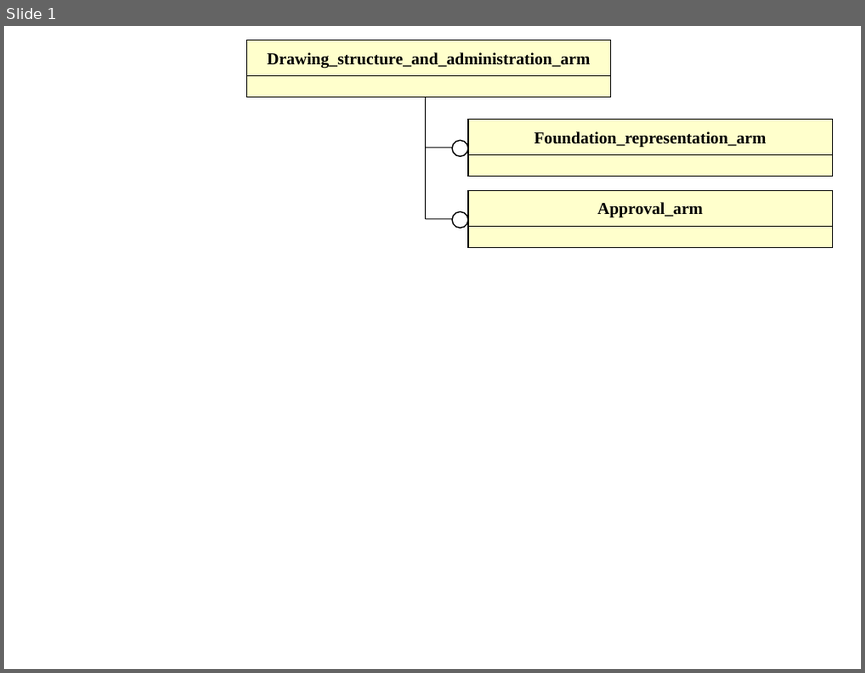
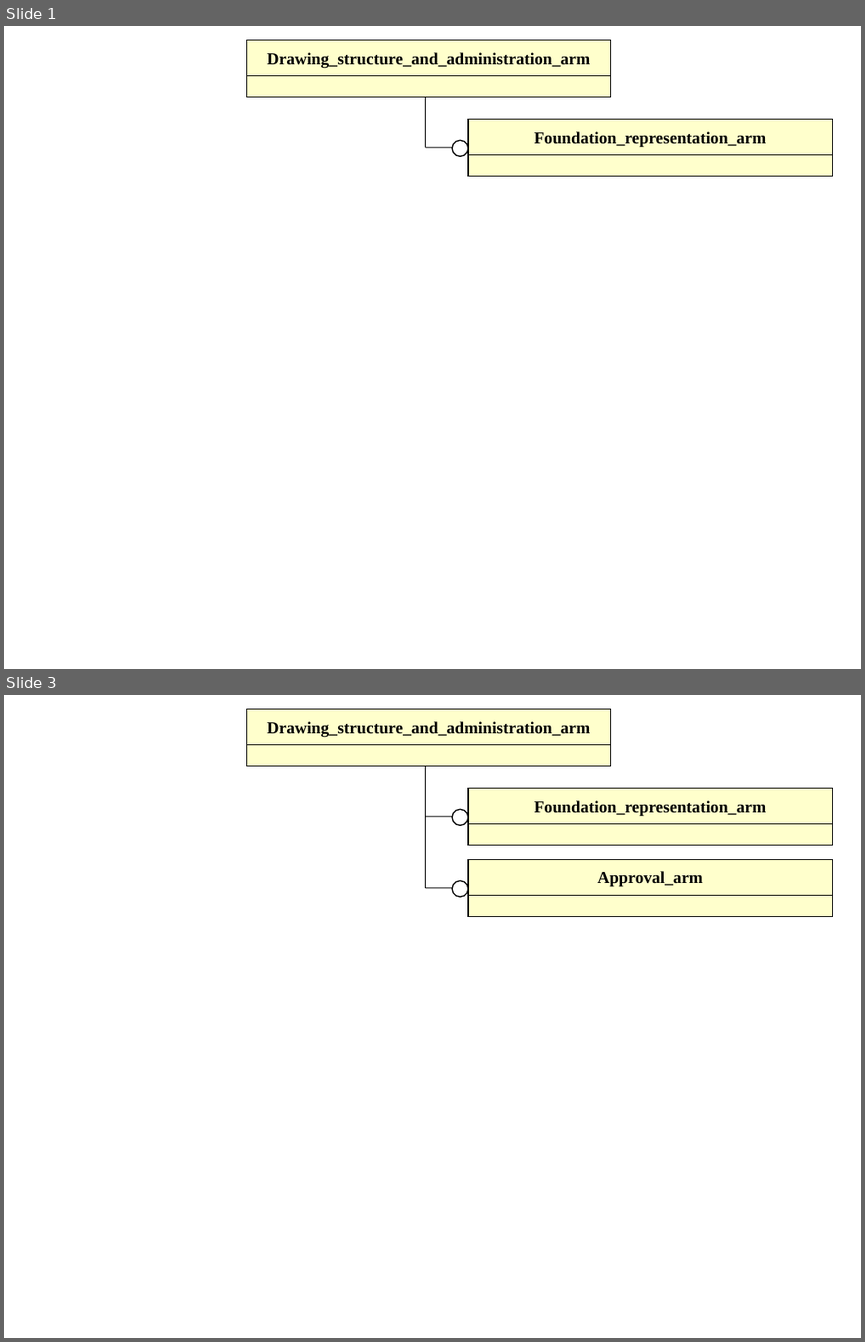
Before and after one commit to starseeker/stepmod_mirror, a slide deck: data/modules/drawing_structure_and_administration/drawing_structure_and_administration.ppt. Shown one above the other, each under a label of ours: slide 1 before the commit, slides 1 and 3 after it; the slides between them are not shown. The pictures are 865x673 and 865x1342 pixels, drawn with LibreOffice and Linux fonts; fonts in the diff are those of the drawing. Boxes give left, top, right and bottom in pixels: in the first picture for what was removed or moved away, otherwise in the second. Text is boxed around its words. In the diff, an @@ line names an element or a change of style, - is before the commit and + after.

```diff
--- a/data/modules/drawing_structure_and_administration/drawing_structure_and_administration.ppt
+++ b/data/modules/drawing_structure_and_administration/drawing_structure_and_administration.ppt
@@ slide 1 added at (4,26,861,669), background #FFFFFF @@
@@ rectangle added at (246,40,611,76), fill #FFFFCC, outline #000000 0.74 pt, 14 pt, text #000000, bold @@
+Drawing_structure_and_administration_arm
@@ rectangle added at (246,75,611,97), fill #FFFFCC, outline #000000 0.74 pt @@
@@ line added from (426, 148) to (426, 97), #000000 0.74 pt @@
@@ rectangle added at (468,119,833,154), fill #FFFFCC, outline #000000 0.74 pt, 14 pt, text #000000, bold @@
+Foundation_representation_arm
@@ line added from (426, 148) to (454, 148), #000000 0.74 pt @@
@@ ellipse added at (452,140,468,156), fill #FFFFFF, outline #000000 0.99 pt @@
@@ rectangle added at (468,154,833,176), fill #FFFFCC, outline #000000 0.74 pt @@
@@ what was slide 1 is now slide 3 @@
```
Also in this commit, not shown: 1 other slide added, 7 other files.
